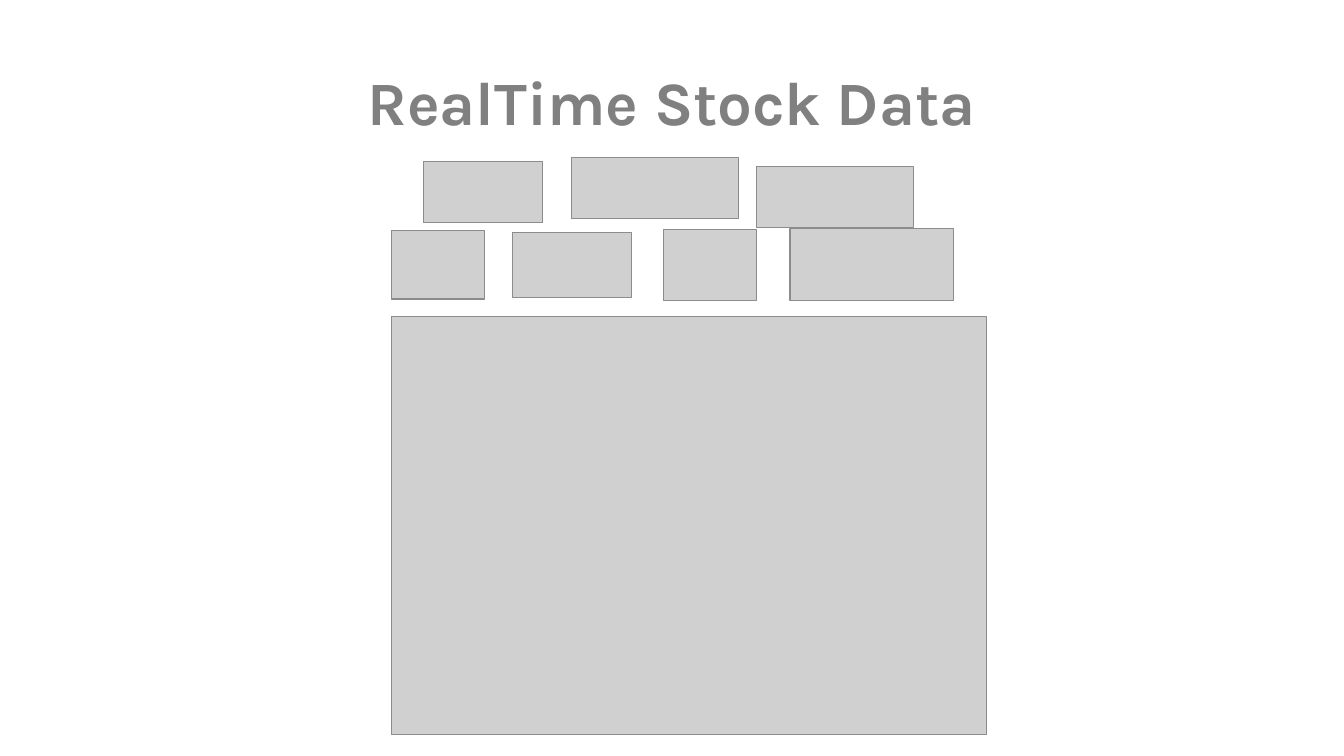
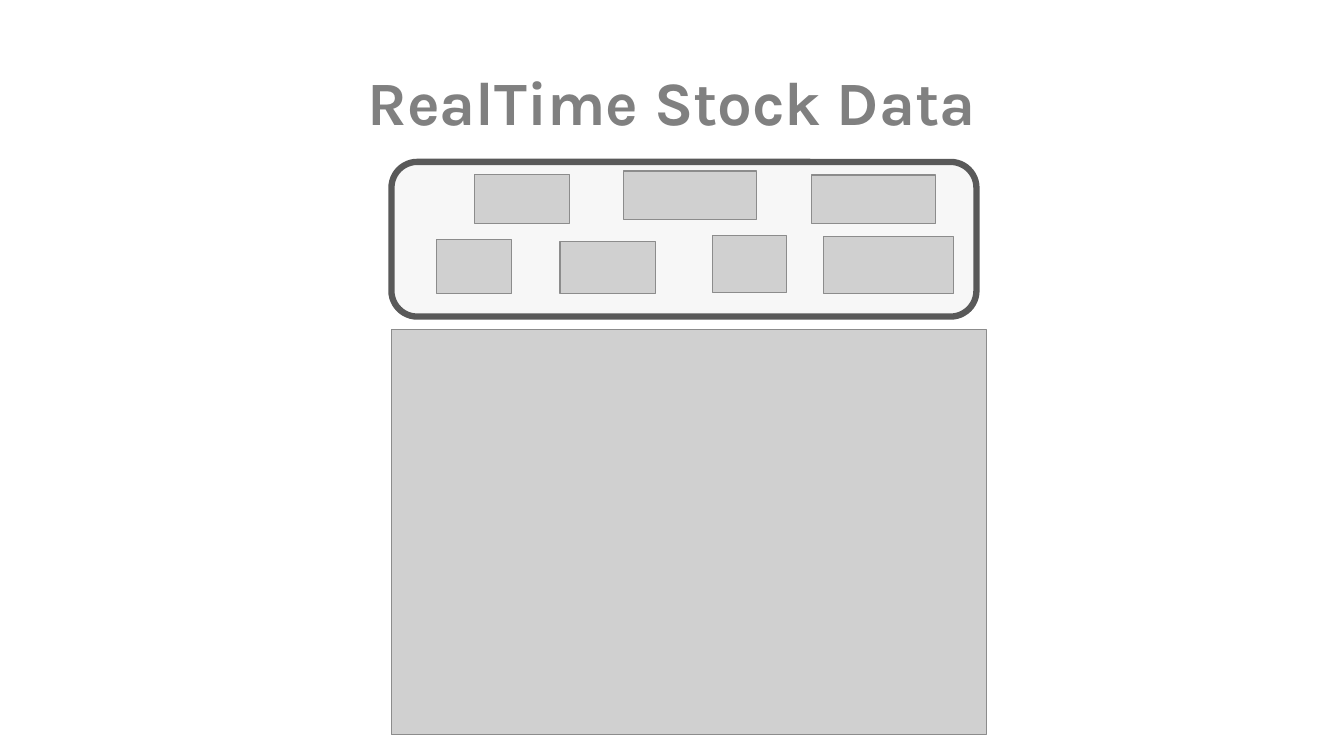
Before and after one commit to kish191919/Danny_Portfolio, a slide deck: slide 1 of 포트폴리오사진.pptx. Drawn at 1344x756 pixels with LibreOffice and Linux fonts; fonts in the diff are those of the drawing; grey boxes stand for pictures. Boxes give left, top, right and bottom in pixels: in the first picture for what was removed or moved away, otherwise in the second. Text is boxed around its words. In the diff, an @@ line names an element or a change of style, - is before the commit and + after.

Commit message:
add ppt

```diff
--- a/포트폴리오사진.pptx
+++ b/포트폴리오사진.pptx
@@ rounded rectangle added at bbox=[391, 162, 976, 317], fill #F7F7F7, outline #595959 4.5 pt @@
@@ picture: place and size @@
-picture at bbox=[423, 162, 543, 223]
+picture at bbox=[474, 174, 569, 223]
@@ picture: place and size @@
-picture at bbox=[572, 157, 739, 218]
+picture at bbox=[624, 171, 757, 220]
@@ picture: place and size @@
-picture at bbox=[757, 166, 913, 227]
+picture at bbox=[812, 175, 937, 224]
@@ picture: place and size @@
-picture at bbox=[663, 230, 757, 300]
+picture at bbox=[712, 236, 786, 292]
@@ picture: place and size @@
-picture at bbox=[790, 229, 954, 300]
+picture at bbox=[824, 237, 954, 294]
@@ picture: place and size @@
-picture at bbox=[391, 231, 485, 299]
+picture at bbox=[437, 240, 511, 294]
@@ picture: place and size @@
-picture at bbox=[512, 233, 632, 297]
+picture at bbox=[561, 242, 655, 293]
@@ picture: place and size @@
-picture at bbox=[391, 317, 986, 735]
+picture at bbox=[391, 330, 986, 735]
```
Also in this commit, not shown: 2 slides added.
